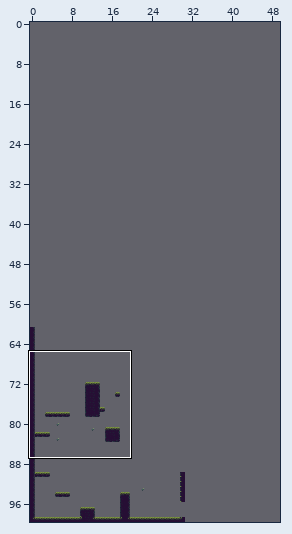
One commit to this Tiled map: assets/tiled/map.tmx. The first picture is a wide view before the edit; the outline marks the close-up.
Close-up. As it was:
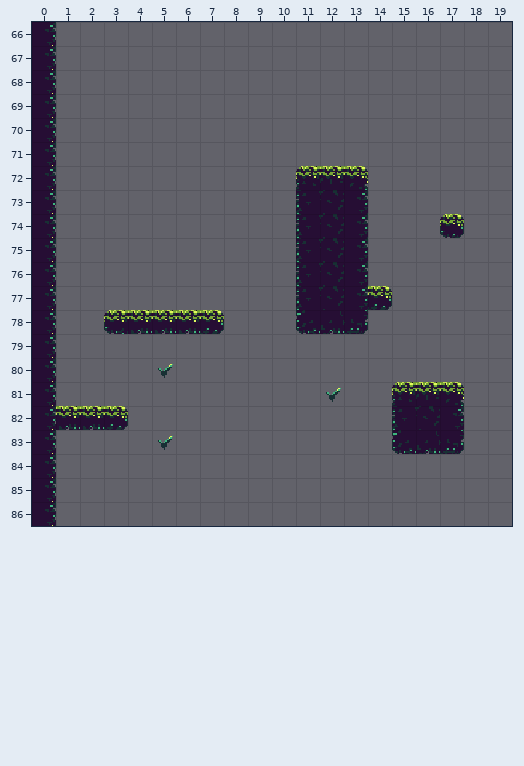
Cells are 16x16 px. Shown: x 0..19, y 66..86. The commit also changed other parts of the map, which this record leaves out.
The result:
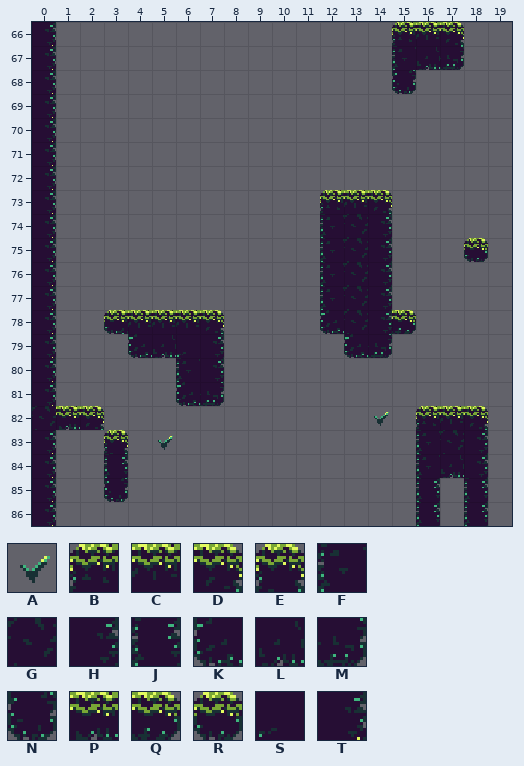
Key: from "Props": A 30; from "Tiles": B 0, C 1, D 2, E 3, F 6, G 7, H 8, J 9, K 12, L 13, M 14, N 15, P 19, Q 20, R 21, S 29, T 33.
_ is an empty cell.
Edits made:
Layer "ground":
Tile B replaces tile G in row 73 at x 12.
Tile B is added in row 66 at x 15; in row 82 at x 16.
Tile C replaces tile H in row 73 at x 13.
Tile C replaces tile P in row 78 at x 4 to 6.
Tile C is added in row 66 at x 16; in row 82 at x 17.
Tile D replaces tile P in row 82 at x 2.
Tile D replaces tile Q in row 78 at x 7.
Tile D is added in row 66 at x 17; in row 73 at x 14; in row 82 at x 18.
Tile E is added in row 83 at x 3.
Tile F replaces tile G in rows 74 to 77 at x 12.
Tile F is added in row 67 at x 15; in row 80 at x 6; in rows 83 to 84 at x 16.
Tile G replaces tile H in rows 74 to 77 at x 13.
Tile G replaces tile M in row 78 at x 13.
Tile G replaces tile T in row 82 at x 0.
Tile G is added in row 83 at x 17.
Tile H is added in rows 74 to 78 at x 14; in rows 79 to 80 at x 7; in rows 83 to 84 at x 18.
Tile J is added in row 84 at x 3; in rows 85 to 86 at x 16 and 18.
Tile K replaces tile L in row 78 at x 12.
Tile K is added in row 79 at x 4 and 13; in row 81 at x 6.
Tile L is added in row 67 at x 16; in row 79 at x 5; in row 84 at x 17.
Tile M is added in row 67 at x 17; in row 79 at x 14; in row 81 at x 7.
Tile N is added in row 68 at x 15; in row 85 at x 3.
Tile Q is added in row 78 at x 15.
Tile R is added in row 75 at x 18.
Tile S is added in row 79 at x 6.
Tile B is gone in row 72 at x 11.
Tile C is gone in row 72 at x 12.
Tile D is gone in row 72 at x 13.
Tile F is gone in rows 73 to 77 at x 11.
Tile K is gone in row 78 at x 11.
Tile Q is gone in row 82 at x 3.
Layer "anchor":
Tile A is added in row 82 at x 14.
Tile A is gone in row 80 at x 5; in row 81 at x 12.
Tile B is gone in row 81 at x 15.
Tile C is gone in row 81 at x 16.
Tile D is gone in row 81 at x 17.
Tile F is gone in row 82 at x 15.
Tile G is gone in row 82 at x 16.
Tile H is gone in row 82 at x 17.
Tile K is gone in row 83 at x 15.
Tile L is gone in row 83 at x 16.
Tile M is gone in row 83 at x 17.
Tile Q is gone in row 77 at x 14.
Tile R is gone in row 74 at x 17.
